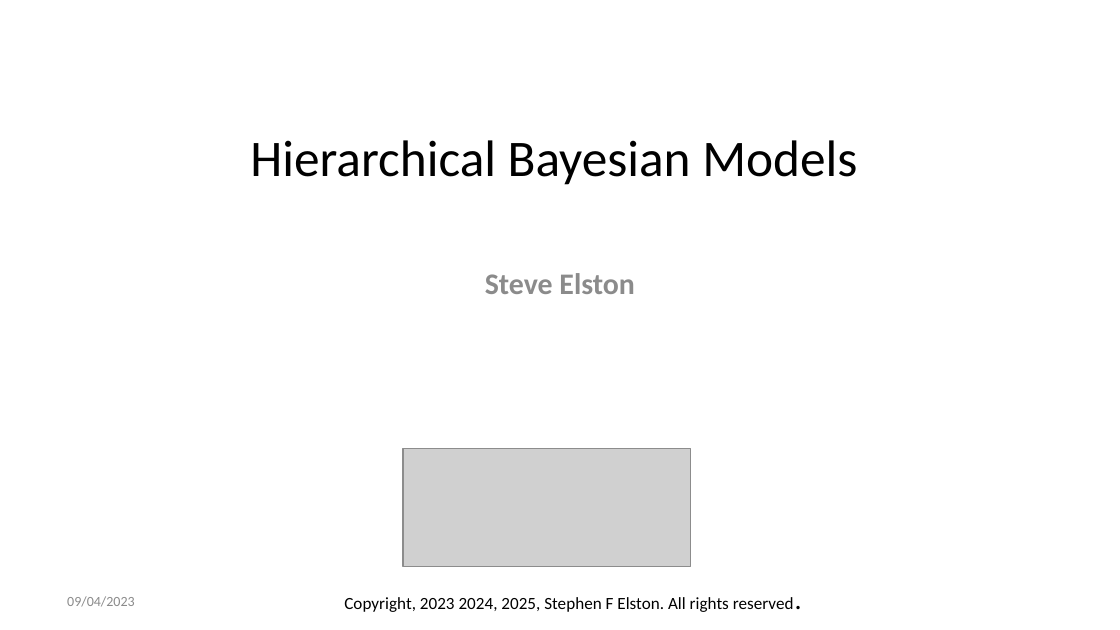
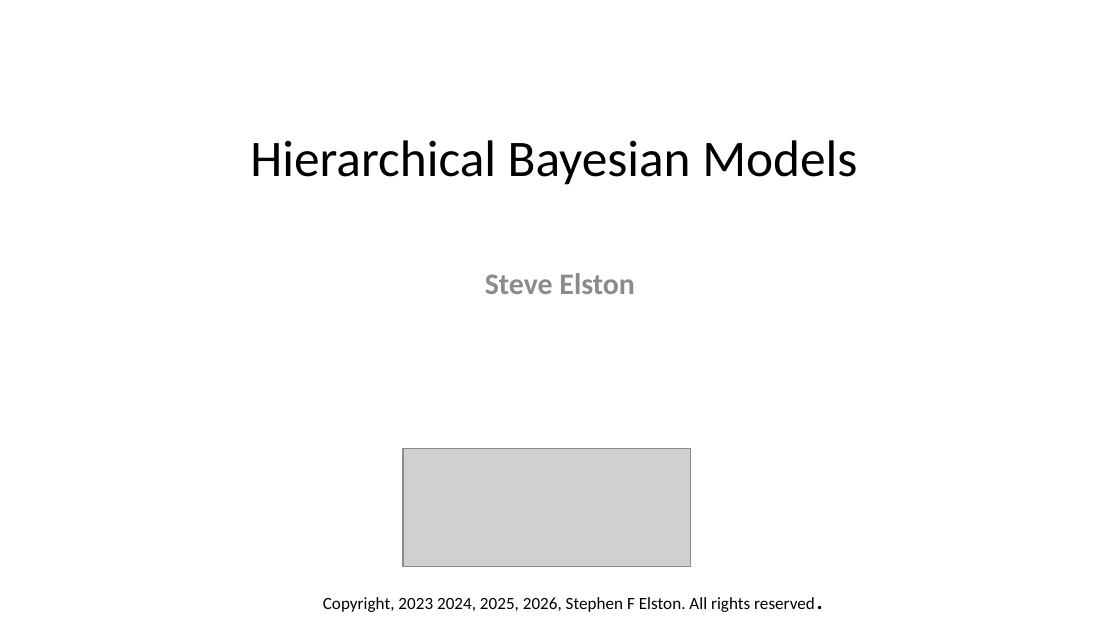
Before and after one commit to StephenElston/CSCI-E-83, a slide deck: slide 1 of LectureSlides/14_HierarchicalBayesModels.pptx. Drawn at 1120x630 pixels with LibreOffice and Linux fonts; fonts in the diff are those of the drawing; grey boxes stand for pictures. Boxes give left, top, right and bottom in pixels: in the first picture for what was removed or moved away, otherwise in the second. Text is boxed around its words. In the diff, an @@ line names an element or a change of style, - is before the commit and + after.

Commit message:
Updated content, corrected slides, fixed typos and animmations

```diff
--- a/LectureSlides/14_HierarchicalBayesModels.pptx
+++ b/LectureSlides/14_HierarchicalBayesModels.pptx
@@ text removed at (67,596,135,607) @@
-09/04/2023
@@ text at (323,597,815,612): text changed @@
-Copyright, 2023 2024, 2025, Stephen F Elston. All rights reserved.
+Copyright, 2023 2024, 2025, 2026, Stephen F Elston. All rights reserved.
```
Also in this commit, not shown: 4 other slides changed.
